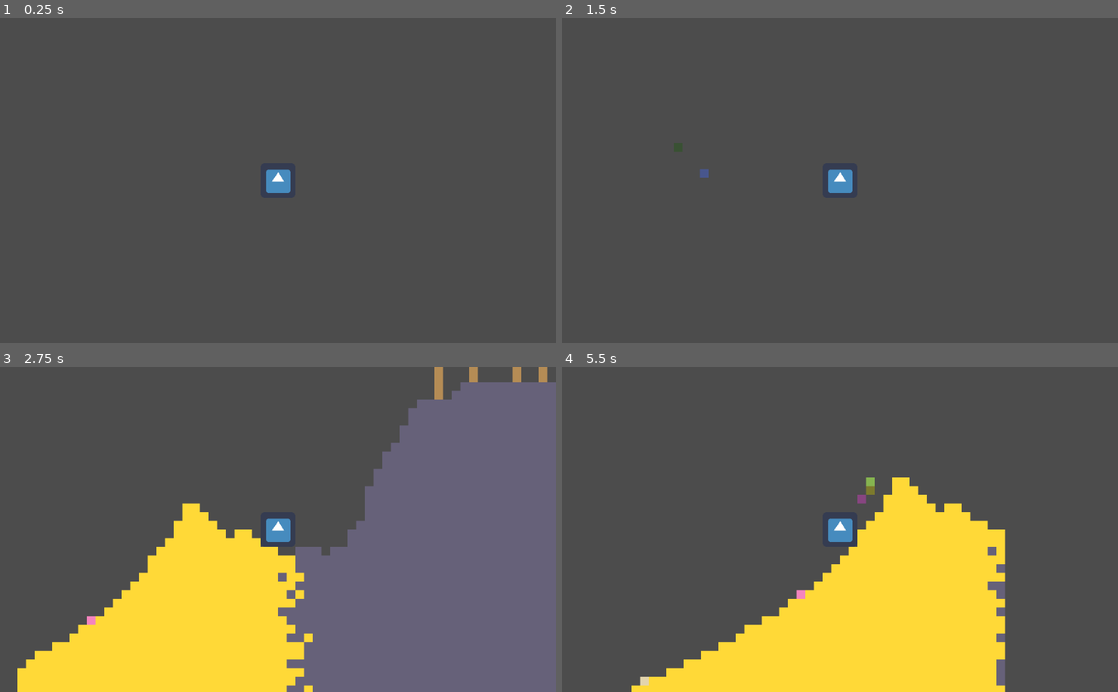
Above: before the commit, frames 1-4 (two rows, left to right).
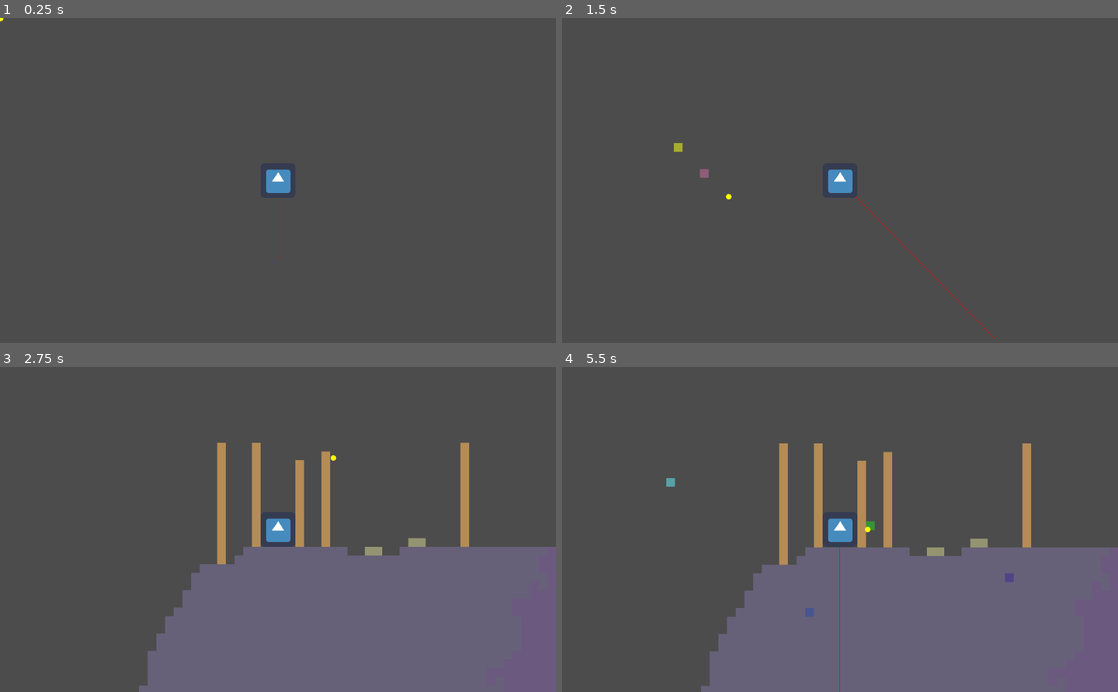
Above: after the commit, the same moments.

Repository: JaedanC/GoTeria
Game: Godot game, scene res://scenes/WorldSpawn/WorldSpawn.tscn
The game is run twice, just before and just after one commit, with the same random seed, the same clock (stepped at 60 frames per second) and the same inputs. The engine's default icon, where the game draws it, is replaced by a stand-in: a white triangle on a blue panel in a dark square.
Inputs (mouse positions are in pixels of both pictures, inside the frame that each line leads up to):
- Up to frame 1 (0.25 s): no input
- Up to frame 2 (1.5 s): tap Enter at 0.5 s; move the mouse to (962, 164) at 0.52 s; hold D (move_right) from 0.53 s (still down); click (962, 164) at 0.6 s; tap Space (jump) at 0.77 s; move the mouse to (728, 196) at 1.27 s; right-click (728, 196) at 1.35 s; click (728, 196) at 1.42 s
- Up to frame 3 (2.75 s): tap Space (jump) at 1.52 s; move the mouse to (333, 458) at 2.02 s; release D (move_right) at 2.03 s; hold A (move_left) from 2.03 s (still down); hold P (show_mappings) from 2.03 s (still down); click (333, 458) at 2.17 s
- Up to frame 4 (5.5 s): move the mouse to (812, 594) at 2.77 s; release A (move_left) at 2.78 s; release P (show_mappings) at 2.78 s; hold D (move_right) 2.78-4.28 s; tap Mouse wheel down (zoom_in) at 2.85 s; click (812, 594) at 2.92 s; tap Space (jump) at 3.02, 3.77, 4.52 s; move the mouse to (1006, 578) at 3.52 s; hold Mouse wheel up (zoom_out) 3.53-4.28 s; click (1006, 578) at 3.67 s; move the mouse to (673, 480) at 4.27 s; hold A (move_left) 4.28-5.03 s; tap B at 4.35 s; click (673, 480) at 4.42 s; move the mouse to (867, 529) at 5.02 s; hold D (move_right) from 5.03 s (still down); tap C at 5.1 s; click (867, 529) at 5.17 s

The runs differ from the first frame. In frame 1, less than 0.1% of the frame differs, in the area x 0-50%, y 0-75%; in frame 2, 0.2%; in frame 3, 36%; in frame 4, 37%, in the area x 12-100%, y 23-100%.

Commit message:
Basic streaming functionality

Diff:
--- a/scenes/Chunk/Chunk.gd
+++ b/scenes/Chunk/Chunk.gd
@@ -1,22 +1,67 @@
 extends Node2D
 
+var world_image : Image
 var chunk_position : Vector2
 var block_count : Vector2
 var block_pixel_size : Vector2
 
-var blocks = {
-}
+var blocks = {}
+var terrain = null
 
-var terrain = null
+var drawn = false
+var init_index = 0
+var init_block_calls = 64
+
+var streaming = false
+var streaming_index = 0
+var streaming_draw_calls = 64
 
 func _ready():
 	terrain = get_tree().get_root().find_node("Terrain", true, false)
 
 func _process(_delta):
-#	update()
-	pass
+#	if (streaming):
+#		update()
 
-func init(world_image, _chunk_position : Vector2, _block_count  : Vector2, _block_pixel_size : Vector2):
+	if (drawn):
+		set_process(false)
+		update()
+	else:
+		stream()
+
+
+
+func init_stream(world_image : Image, _chunk_position : Vector2, _block_count  : Vector2, _block_pixel_size : Vector2):
+	self.world_image = world_image
+	self.chunk_position = _chunk_position
+	self.block_count = _block_count
+	self.block_pixel_size = _block_pixel_size
+	self.position = block_pixel_size * chunk_position * block_count
+
+func stream():
+	var finish_init_index = self.init_index + self.init_block_calls
+
+	if finish_init_index >= (block_count.x * block_count.y):
+		finish_init_index = block_count.x * block_count.y - 1
+		self.drawn = true
+
+	self.world_image.lock()
+	for element in range(self.init_index, finish_init_index):
+		var i = element / int(block_count.x)
+		var j = element % int(block_count.y) # Integer division
+		var block_position = Vector2(i, j)
+		if !blocks.has(block_position):
+			blocks[block_position] = {}
+
+		var block_pixel_position = self.chunk_position * block_count + block_position
+		var pixel = Color(self.world_image.get_pixelv(block_pixel_position))
+
+		blocks[block_position]["id"] = pixel.a
+		blocks[block_position]["colour"] = pixel
+	self.world_image.unlock()
+	self.init_index = finish_init_index
+
+func init(world_image : Image, _chunk_position : Vector2, _block_count  : Vector2, _block_pixel_size : Vector2):
 	"""
 	Chunks require a constructor to pass in all the data. Unfortunately this means
 	that you cannot mark this script as a tool and visually see the chunk. This
@@ -30,6 +75,8 @@
 	self.block_count = _block_count
 	self.block_pixel_size = _block_pixel_size
 	self.position = block_pixel_size * chunk_position * block_count
+
+	self.streaming = true
 
 	world_image.lock()
 
@@ -83,11 +130,30 @@
 	for i in range(block_count.x):
 		for j in range(block_count.y):
 			var block_position = Vector2(i, j)
-			if blocks[block_position]["id"]:
+			if blocks.has(block_position) && blocks[block_position]["id"]:
 				var rectangle_position = Vector2(i * block_pixel_size.x, j * block_pixel_size.y)
 				var rectangle_to_draw = Rect2(rectangle_position, block_pixel_size)
 				var rectangle_colour = blocks[block_position]["colour"]
 				draw_rect(rectangle_to_draw, rectangle_colour)
+
+func stream_chunk():
+	var finish_streaming_index = self.streaming_index + self.streaming_draw_calls
+
+	if finish_streaming_index >= (block_count.x * block_count.y):
+		finish_streaming_index = block_count.x * block_count.y - 1
+		self.streaming = false
+
+	for element in range(self.streaming_index, finish_streaming_index):
+		var i = element / int(block_count.x)
+		var j = element % int(block_count.y) # Integer division
+		var block_position = Vector2(i, j)
+		if blocks[block_position]["id"]:
+			var rectangle_position = Vector2(i * block_pixel_size.x, j * block_pixel_size.y)
+			var rectangle_to_draw = Rect2(rectangle_position, block_pixel_size)
+			var rectangle_colour = blocks[block_position]["colour"]
+			draw_rect(rectangle_to_draw, rectangle_colour)
+
+	self.streaming_index = finish_streaming_index
 
 func get_block_from_block_position(block_position : Vector2):
 	if blocks.has(block_position):
@@ -107,3 +173,4 @@
 
 func _draw():
 	draw_chunk()
+#	stream_chunk()
--- a/scenes/Player/Player.gd
+++ b/scenes/Player/Player.gd
@@ -143,16 +143,16 @@
 #				Color(0, 1, 0, 1)
 #			)
 
-#	draw_circle(
-#		screen_to_world_position(get_viewport().get_mouse_position()),
-#		5,
-#		Color(1, 1, 0, 1)
-#	)
-#
-#	draw_line(
-#		screen_to_world_position(get_viewport().size/2),
-#		screen_to_world_position(get_viewport().size/2 + velocity / 10),
-#		Color(1, 0, 0)
-#	)
+	draw_circle(
+		screen_to_world_position(get_viewport().get_mouse_position()),
+		5,
+		Color(1, 1, 0, 1)
+	)
+
+	draw_line(
+		screen_to_world_position(get_viewport().size/2),
+		screen_to_world_position(get_viewport().size/2 + velocity / 10),
+		Color(1, 0, 0)
+	)
 
 	pass
--- a/scenes/Terrain/Terrain.gd
+++ b/scenes/Terrain/Terrain.gd
@@ -111,7 +111,7 @@
 	# Instance a chunk
 	var chunk = chunk_scene.instance()
 	add_child(chunk)
-	chunk.init(
+	chunk.init_stream(
 		world_image,
 		chunk_position,
 		chunk_block_count,
@@ -144,7 +144,9 @@
 	var chunk = get_chunk_from_chunk_position(chunk_position)
 	if !chunk:
 		return null
-	return chunk.blocks[block_position]
+	if chunk.blocks.has(block_position):
+		return chunk.blocks[block_position]
+	return null
 
 func get_block_position_from_world_position(world_position : Vector2):
 	var chunk_position = get_chunk_position_from_world_position(world_position)
